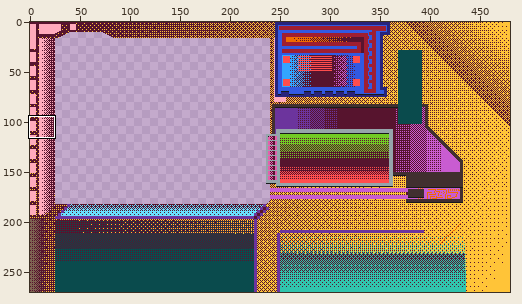
One commit to this sprite sheet: assets/SPAYSTATION.png. Above, an overview of the earlier version with the close-up marked.
Close-up. Earlier state:
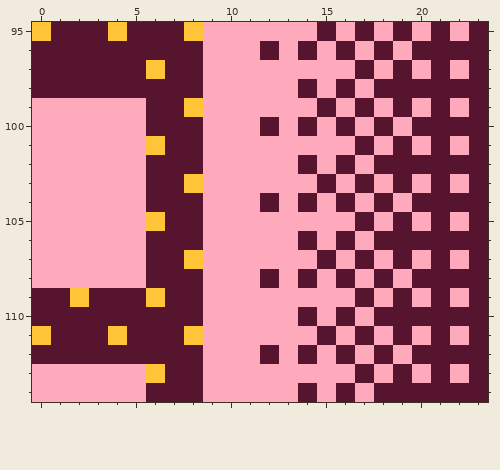
The file is 480x270 pixels. Shown: x 0..23, y 95..114. The commit also changed other parts of the picture, which this record leaves out.
Now the later version:
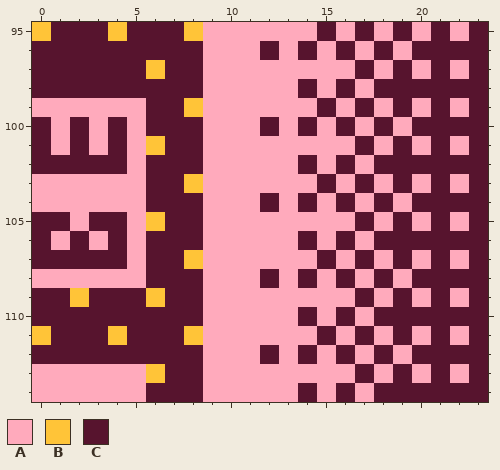
Palette (. is transparent): A #ffaabc  B #ffc438  C #57142e
What changed:
{"y":100,"x":0,"old":"A","new":"C"}
{"y":100,"x":2,"old":"A","new":"C"}
{"y":100,"x":4,"old":"A","new":"C"}
{"y":101,"x":0,"old":"A","new":"C"}
{"y":101,"x":2,"old":"A","new":"C"}
{"y":101,"x":4,"old":"A","new":"C"}
{"y":102,"x":0,"old":"AAAAA","new":"CCCCC"}
{"y":105,"x":0,"old":"AA","new":"CC"}
{"y":105,"x":3,"old":"AA","new":"CC"}
{"y":106,"x":0,"old":"A","new":"C"}
{"y":106,"x":2,"old":"A","new":"C"}
{"y":106,"x":4,"old":"A","new":"C"}
{"y":107,"x":0,"old":"AAAAA","new":"CCCCC"}
{"label":"changed","picture_box":[32,117,127,269]}
